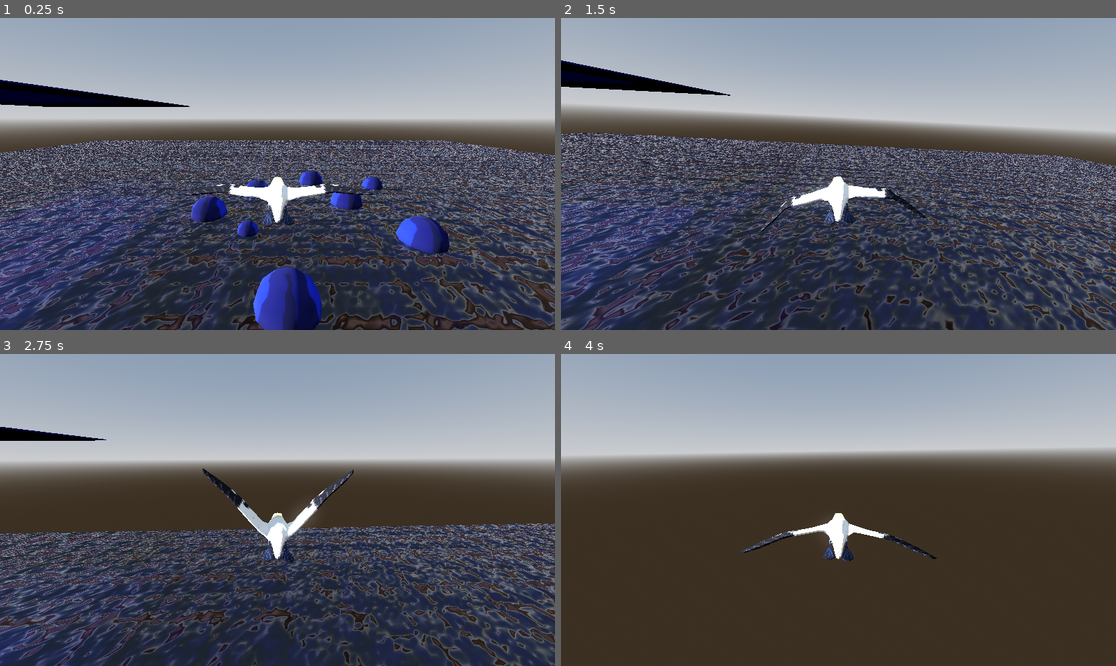
Above: before the commit, frames 1-4 (two rows, left to right).
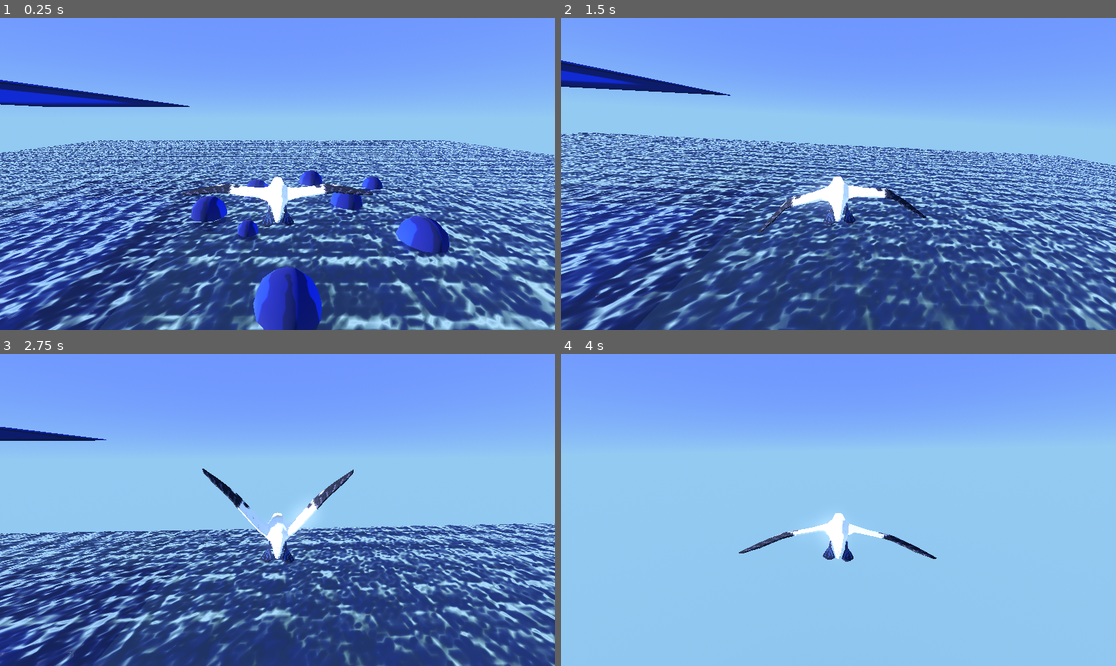
Above: after the commit, the same moments.

Repository: dreamfunicular/trianglegamejam26
Game: Godot game, scene res://BirdTestEnv.tscn
Two runs of this game, one before a commit and one after it. Both use one fixed random seed, a clock stepped at 60 frames per second and the inputs below. The project has no main scene, so this scene is started directly. The engine's default icon, where the game draws it, is replaced by a stand-in: a white triangle on a blue panel in a dark square.
Inputs (mouse positions are in pixels of both pictures, inside the frame that each line leads up to):
- Up to frame 1 (0.25 s): no input
- Up to frame 2 (1.5 s): move the mouse to (866, 174) at 0.52 s; tap Space (Flap) at 0.6, 0.77, 1.07, 1.35 s; move the mouse to (810, 174) at 1.27 s
- Up to frame 3 (2.75 s): tap Space (Flap) at 1.52, 1.82, 2.1 s; move the mouse to (288, 503) at 2.02 s
- Up to frame 4 (4 s): move the mouse to (832, 516) at 2.77 s; tap Space (Flap) at 2.85, 3.02, 3.32, 3.6, 3.77 s; move the mouse to (877, 513) at 3.52 s

The runs differ from the first frame. In frame 1, 99% of the frame differs, in the area x 0-100%, y 0-100%; in frame 2, 99%; in frame 3, 99%; in frame 4, 99%.

Commit message:
bird flaps are IN

Diff:
--- a/BirdTestEnv.tscn
+++ b/BirdTestEnv.tscn
@@ -4,16 +4,22 @@
 [ext_resource type="Texture2D" uid="uid://c5mp8fqgsh6r2" path="res://icon.svg" id="2_viqye"]
 [ext_resource type="PackedScene" uid="uid://dpmwr7b8lp1ce" path="res://testing/water_surface.tscn" id="3_boav5"]
 
-[sub_resource type="ProceduralSkyMaterial" id="ProceduralSkyMaterial_fmpl0"]
-sky_horizon_color = Color(0.66224277, 0.6717428, 0.6867428, 1)
-ground_horizon_color = Color(0.66224277, 0.6717428, 0.6867428, 1)
+[sub_resource type="ProceduralSkyMaterial" id="ProceduralSkyMaterial_0r40m"]
+sky_top_color = Color(0.3372549, 0.45490196, 1, 1)
+sky_horizon_color = Color(0.4482649, 0.66382855, 0.89558715, 1)
+sky_curve = 0.083217986
+ground_bottom_color = Color(0.2, 0.23529412, 0.3764706, 1)
+ground_horizon_color = Color(0.44705883, 0.6627451, 0.89411765, 1)
+ground_curve = 17.221617
 
-[sub_resource type="Sky" id="Sky_viqye"]
-sky_material = SubResource("ProceduralSkyMaterial_fmpl0")
+[sub_resource type="Sky" id="Sky_boav5"]
+sky_material = SubResource("ProceduralSkyMaterial_0r40m")
 
 [sub_resource type="Environment" id="Environment_0r40m"]
 background_mode = 2
-sky = SubResource("Sky_viqye")
+background_color = Color(0.86678934, 0.7117472, 0.8747147, 1)
+sky = SubResource("Sky_boav5")
+ambient_light_color = Color(0.52294946, 0.44319847, 0.38733825, 1)
 tonemap_mode = 2
 glow_enabled = true
 
--- a/Objects/Player/Player.tscn
+++ b/Objects/Player/Player.tscn
@@ -1,8 +1,13 @@
-[gd_scene load_steps=6 format=3 uid="uid://soq3fq6874f5"]
+[gd_scene load_steps=11 format=3 uid="uid://soq3fq6874f5"]
 
 [ext_resource type="Script" uid="uid://biqy6yp0qk8r4" path="res://Objects/Player/player.gd" id="1_xhfnw"]
 [ext_resource type="PackedScene" uid="uid://bbs4qg2o8ouf0" path="res://Objects/Player/Gannet/GannetModel.tscn" id="2_oansn"]
 [ext_resource type="PackedScene" uid="uid://dd68nbxyrey6x" path="res://testing/underwater_effect.tscn" id="3_cac6a"]
+[ext_resource type="AudioStream" uid="uid://ccl872p5pftmv" path="res://audio/SFX/wing_flapping/big-flap--01.ogg" id="4_y01d7"]
+[ext_resource type="AudioStream" uid="uid://dtpwp8202ba3d" path="res://audio/SFX/wing_flapping/big-flap--02.ogg" id="5_7t0p5"]
+[ext_resource type="AudioStream" uid="uid://ba8cqx4iwfxlt" path="res://audio/SFX/wing_flapping/big-flap--03.ogg" id="6_ebgc0"]
+[ext_resource type="AudioStream" uid="uid://r2e64jb810hj" path="res://audio/SFX/wing_flapping/big-flap--04.ogg" id="7_1ggq4"]
+[ext_resource type="AudioStream" uid="uid://elw4fe3ltwiq" path="res://audio/SFX/wing_flapping/big-flap--05.ogg" id="8_q10m3"]
 
 [sub_resource type="Curve" id="Curve_cac6a"]
 _data = [Vector2(0, 0), 0.0, 0.0, 0, 0, Vector2(0.24456522, 1), 0.0, 0.0, 0, 0, Vector2(0.41847825, 0.22471917), -1.698235, -1.698235, 0, 0, Vector2(1, 0), 0.0, 0.0, 0, 0]
@@ -47,3 +52,20 @@
 current = true
 
 [node name="UnderwaterEffect" parent="." instance=ExtResource("3_cac6a")]
+
+[node name="BirdSounds" type="Node3D" parent="."]
+
+[node name="Flap1" type="AudioStreamPlayer3D" parent="BirdSounds"]
+stream = ExtResource("4_y01d7")
+
+[node name="Flap2" type="AudioStreamPlayer3D" parent="BirdSounds"]
+stream = ExtResource("5_7t0p5")
+
+[node name="Flap3" type="AudioStreamPlayer3D" parent="BirdSounds"]
+stream = ExtResource("6_ebgc0")
+
+[node name="Flap4" type="AudioStreamPlayer3D" parent="BirdSounds"]
+stream = ExtResource("7_1ggq4")
+
+[node name="Flap5" type="AudioStreamPlayer3D" parent="BirdSounds"]
+stream = ExtResource("8_q10m3")
--- a/Objects/Player/player.gd
+++ b/Objects/Player/player.gd
@@ -159,6 +159,10 @@
 		var playback = model.get_anim_tree().get(air_state_playback_path) as AnimationNodeStateMachinePlayback
 		playback.travel(FLAP_STATE_NAME)
 
+		# and play a sound
+		var num = randi_range(0, 4)
+		$BirdSounds.get_child(num).play()
+
 func set_shader_value(param: String, value):
 	$UnderwaterEffect.get_child(0).material.set_shader_parameter(param, value);
 
Not shown, changed: audio/SFX/wing_flapping/big-flap--01.ogg
Not shown, changed: audio/SFX/wing_flapping/big-flap--02.ogg
Not shown, changed: audio/SFX/wing_flapping/big-flap--03.ogg
Not shown, changed: audio/SFX/wing_flapping/big-flap--04.ogg
Not shown, changed: audio/SFX/wing_flapping/big-flap--05.ogg
